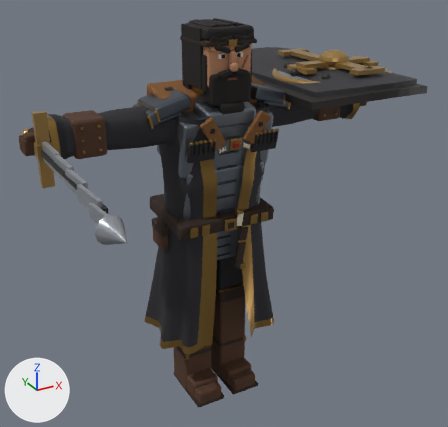
Two versions of the glTF model assets/tariel_rigged/tariel_rigged.glb, one commit apart.
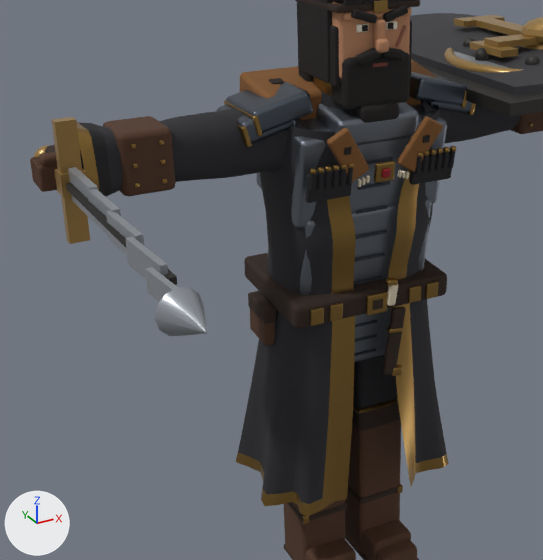
The first picture shows the older version from a camera (50 mm lens) standing at (-1.31, -2.56, 2.25) and looking at (0.01, -0.16, 1.05). The close-ups show the older and then the newer version on the part from 0% to 74% of the width and 9% to 89% of the height of that picture. Only the edits that show in the close-ups are written down. The axes (+X, +Y, +Z) are drawn at lower left. The lights are the same throughout. Vertices at exactly the same position are counted once.

Before the edit, the objects in view are built like this:
```python
ob_tariel_shield = bpy.data.objects.new('tariel_shield', me_tariel_shield)
ob_tariel_shield.location = (0.0, 0.0, 0.0)
ob_tariel_sword = bpy.data.objects.new('tariel_sword', me_tariel_sword)
ob_tariel_sword.location = (0.0, 0.0, 0.0)
ob_tariel_v8 = bpy.data.objects.new('tariel_v8', me_tariel_v8_001)
ob_tariel_v8.location = (0.0, 0.0, 0.0)
# also in view: 'tariel_tower_shield' at (0.67, 0.05, 1.66)
```
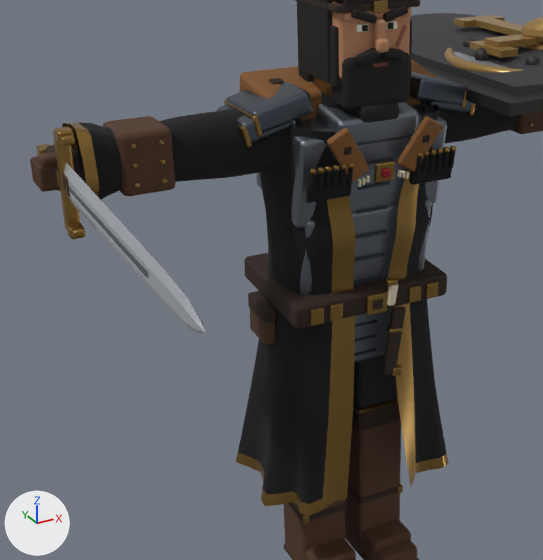
Pixel boxes (x1, y1, x2, y2) of what changed, in the close-ups (543 x 560 px):
'tariel_sword', reshaped
    before: (34, 117, 207, 336)
    after: (36, 127, 206, 334)
part 1 of me_tariel_sword, added
    after: (69, 187, 148, 278)
part 2 of me_tariel_sword, rebuilt (30% narrower, 21% shorter)
    before: (51, 117, 90, 244)
    after: (53, 130, 80, 230)
part 3 of me_tariel_sword, rebuilt (28% wider, 68% taller)
    before: (66, 183, 177, 285)
    after: (64, 162, 206, 334)
part 4 of me_tariel_sword, deleted
    before: (87, 188, 121, 236)
part 5 of me_tariel_sword, deleted
    before: (125, 237, 168, 279)
part 6 of me_tariel_sword, reshaped
    before: (34, 145, 144, 255)
    after: (36, 127, 86, 239)
part 7 of me_tariel_sword, deleted
    before: (145, 267, 207, 336)

Diff of the bpy script that builds the scene:
```diff
--- a/assets/tariel_rigged/tariel_rigged.glb.py
+++ b/assets/tariel_rigged/tariel_rigged.glb.py
@@ mat_t8s_bronze2 @@
+mat_t8s_bronze2 = principled_material('t8s_bronze2')
+mat_t8s_bronze2.base_color = (0.15, 0.0887, 0.0331)  # brown #6c5433
+mat_t8s_bronze2.metallic = 1.0
+mat_t8s_bronze2.roughness = 0.35
@@ mat_t8s_grip @@
+mat_t8s_grip = principled_material('t8s_grip')
+mat_t8s_grip.base_color = (0.0262, 0.0123, 0.00651)  # brown #2d1d13
+mat_t8s_grip.roughness = 0.8
@@ mat_t8s_fuller @@
+mat_t8s_fuller = principled_material('t8s_fuller')
+mat_t8s_fuller.base_color = (0.153, 0.175, 0.209)  # grey #6d747e
+mat_t8s_fuller.metallic = 0.7
+mat_t8s_fuller.roughness = 0.45
@@ mat_t8s_blade @@
+mat_t8s_blade = principled_material('t8s_blade')
+mat_t8s_blade.base_color = (0.687, 0.73, 0.784)  # white #d8dee5
+mat_t8s_blade.metallic = 0.7
+mat_t8s_blade.roughness = 0.34
@@ mat_t8s_bronze @@
+mat_t8s_bronze = principled_material('t8s_bronze')
+mat_t8s_bronze.base_color = (0.352, 0.212, 0.063)  # brown #a07f47
+mat_t8s_bronze.metallic = 1.0
+mat_t8s_bronze.roughness = 0.35
@@ me_tariel_sword @@
 # used by ob_tariel_sword; location = (0.0, 0.0, 0.0)
-me_tariel_sword.from_pydata(...)  # 386 vertices, 728 faces; spans x -0.877..-0.781, y -1.113..0.046, z 1.356..1.656
-me_tariel_sword.materials.append(mat_steel)  # grey #9599a0
-me_tariel_sword.materials.append(mat_leather)  # brown #53321f
-me_tariel_sword.materials.append(mat_brass_gold)  # brown #a07e46
-me_tariel_sword.materials.append(mat_iron_dark)  # black #2c2a28
+me_tariel_sword.from_pydata(...)  # 1005 vertices, 1930 faces; spans x -0.838..-0.802, y -1.114..0.07, z 1.373..1.639
+# me_tariel_sword part 1: a new loose piece, a box spanning x -0.8304..-0.8288, y -0.8285..-0.2285, z 1.5..1.512, in mat_t8s_fuller (grey #6d747e)
+# me_tariel_sword part 2: the loose piece of 8 vertices spanning x -0.838..-0.787, y -0.207..-0.178, z 1.356..1.656 is rebuilt with 56 vertices and now spans x -0.837..-0.803, y -0.199..-0.169, z 1.381..1.631, in mat_t8s_bronze (brown #a07f47)
+# me_tariel_sword part 3: the loose piece of 8 vertices spanning x -0.832..-0.79, y -0.882..-0.226, z 1.498..1.514 is rebuilt with 37 vertices and now spans x -0.83..-0.809, y -1.114..-0.199, z 1.456..1.556, in mat_t8s_blade (white #d8dee5)
+# me_tariel_sword part 4: the loose piece of 8 vertices spanning x -0.819..-0.793, y -0.543..-0.372, z 1.471..1.541 is deleted
+# me_tariel_sword part 5: the loose piece of 8 vertices spanning x -0.828..-0.799, y -0.863..-0.693, z 1.478..1.534 is deleted
+# me_tariel_sword part 6: 286 vertices removed from x -0.855..-0.781, y -0.703..0.046, z 1.467..1.545; 840 vertices added at x -0.838..-0.802, y -0.251..0.07, z 1.373..1.639
+# me_tariel_sword part 7: 34 vertices removed from x -0.877..-0.785, y -1.113..-0.853, z 1.46..1.552
+# other edits to the shape of me_tariel_sword do not show in these pictures
+me_tariel_sword.materials.append(mat_t8s_blade)  # white #d8dee5
+me_tariel_sword.materials.append(mat_t8s_fuller)  # grey #6d747e
+me_tariel_sword.materials.append(mat_t8s_bronze)  # brown #a07f47
+me_tariel_sword.materials.append(mat_t8s_bronze2)  # brown #6c5433
+me_tariel_sword.materials.append(mat_t8s_grip)  # brown #2d1d13
```
